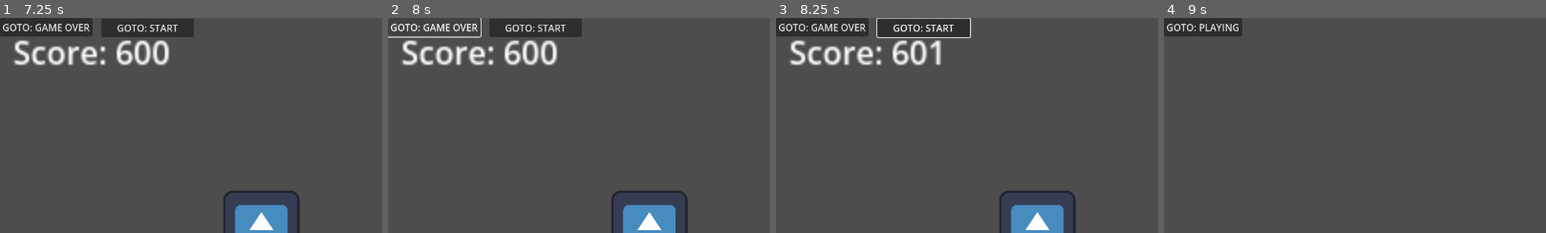
Above: before the commit, frames 1-4 (left to right).
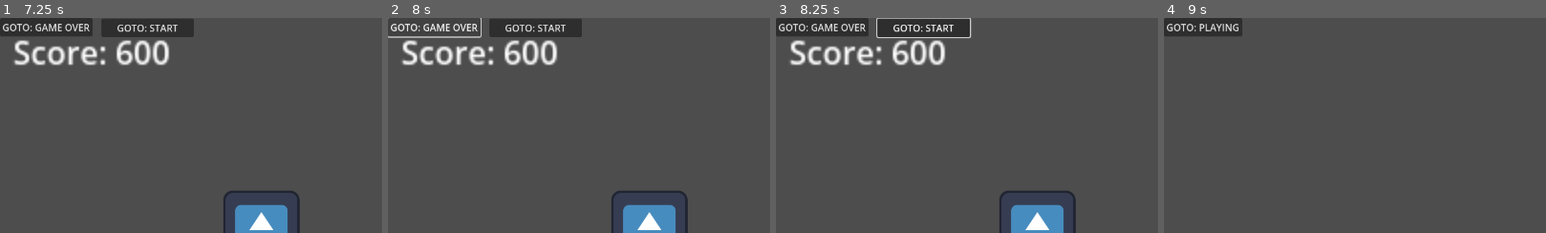
Above: after the commit, the same moments.

Repository: arget4me/cosyville
Game: Godot game, scene res://Scenes/main_scene.tscn
The game is run twice, just before and just after one commit, with the same random seed, the same clock (stepped at 60 frames per second) and the same inputs. The engine's default icon, where the game draws it, is replaced by a stand-in: a white triangle on a blue panel in a dark square.
Inputs (mouse positions are % of the whole screen's width and height, from its top left):
- Up to frame 1 (7.25 s): click "GOTO: PLAYING" at 0.5 s; click "GOTO: START" at 1.25 s; click "GOTO: START" at 2 s; click (39, 92) at 2.75 s; click (44, 92) at 3.5 s; click (48, 92) at 4.25 s; click (52, 92) at 5 s; click (56, 92) at 5.75 s; click (61, 92) at 6.5 s
- Up to frame 2 (8 s): click "GOTO: GAME OVER" at 7.25 s
- Up to frame 3 (8.25 s): tap Enter at 8 s; move the mouse to (34, 49) at 8.02 s; press the mouse at (34, 49) at 8.03 s; hold Right (ui_right) from 8.03 s (still down)
- Up to frame 4 (9 s): tap Space at 8.75 s; move the mouse to (30, 55) at 8.77 s; release Right (ui_right) at 8.78 s; release the mouse at (30, 55) at 8.78 s; hold Down (ui_down) from 8.78 s (still down); click (30, 55) at 8.85 s
The pictures show only the part of the screen within x 0-50%, y 0-50%; the shares and areas given below are measured in that part.

Frames 1-2 are identical in both runs. In frame 3, 0.4% of the frame differs, in the area x 39-45%, y 10-22%; in frame 4, nothing differs.
Error after the commit: Parse Error: Identifier "SoundManager" not declared in the current scope. (res://Scripts/Clicking/clickable.gd:17)

Commit message:
Added click sound signal

Diff:
--- a/Scripts/Clicking/clickable.gd
+++ b/Scripts/Clicking/clickable.gd
@@ -12,3 +12,6 @@
 
 func _on_add_score():
 	ClickingManager.add_score(1)
+
+func _on_clicked_play_sound():
+	SoundManager.play_sfx('click')
--- a/Scripts/Singletons/sound_manager.gd
+++ b/Scripts/Singletons/sound_manager.gd
@@ -3,14 +3,31 @@
 @onready var audio_stream = AudioStreamPlayer.new()
 @onready var theme_song = preload('res://sound/music/CozyVilleTheme1.mp3')
 
+
 # Called when the node enters the scene tree for the first time.
 func _ready():
 	audio_stream.stream = theme_song
 	add_child(audio_stream)
+	GameManager.on_game_state_changed.connect(_on_state_change)
 
 # Called every frame. 'delta' is the elapsed time since the previous frame.
 func _process(delta):
 	pass
 
+func _on_state_change(state):
+	if state == GameManager.game_state.PLAYING:
+		play_theme_song()
+
+	if state == GameManager.game_state.GAME_OVER:
+		stop_theme_song()
+
+
 func play_theme_song():
 	audio_stream.play()
+
+func stop_theme_song():
+	audio_stream.stop()
+
+func play_sfx(name: String):
+	print('play_sfx("%s") not yet implemented!')
+	pass
